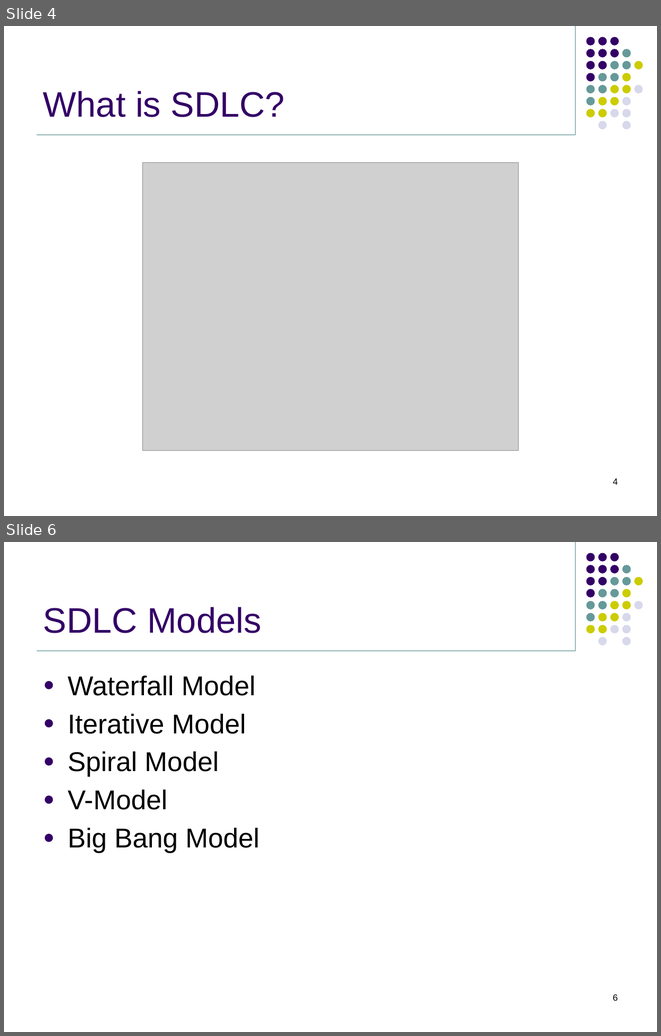
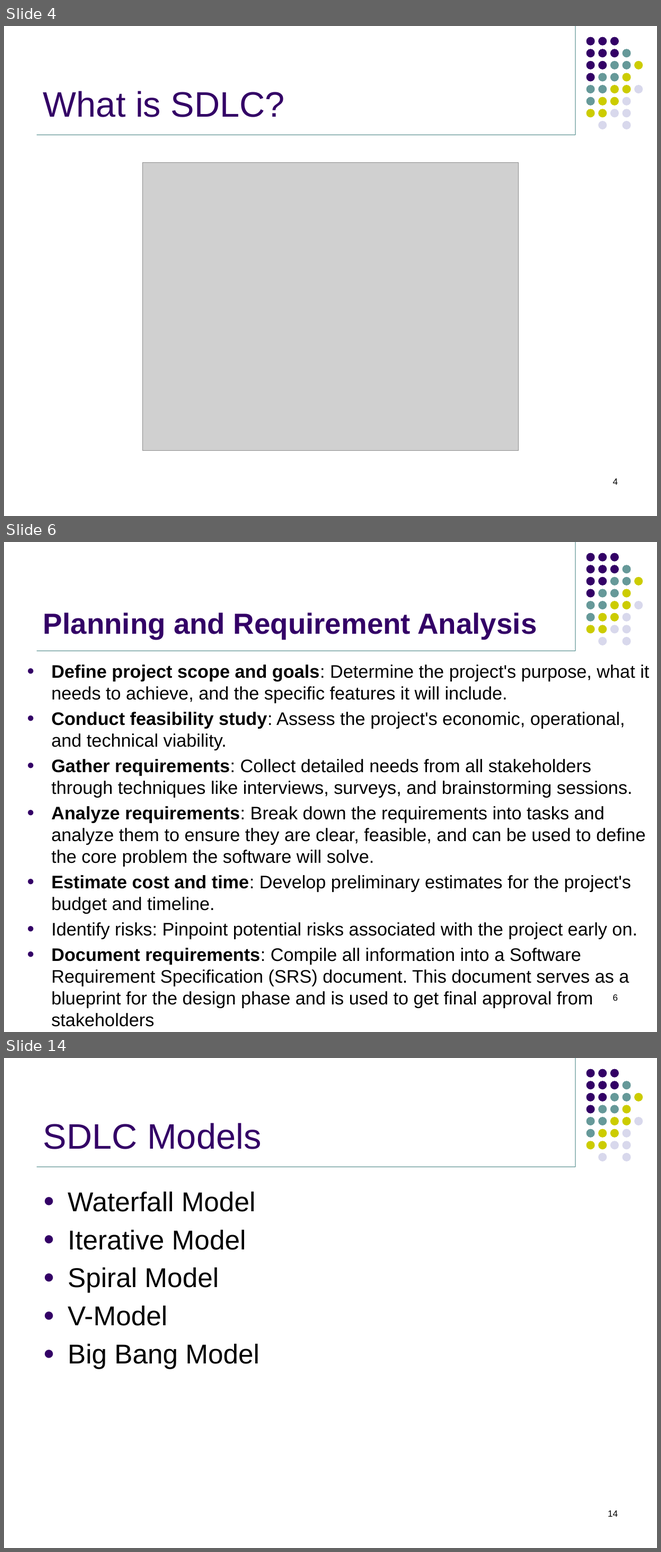
Before and after one commit to jasdhiratrevature/TrainingSlides, a slide deck: SLDC/SDLC.pptx. Shown one above the other, each under a label of ours: slides 4 and 6 before the commit, slides 4, 6 and 14 after it; the slides between them are not shown. The pictures are 661x1036 and 661x1552 pixels, drawn with LibreOffice and Linux fonts; fonts in the diff are those of the drawing; grey boxes stand for pictures; background and template pictures are left out. Boxes give left, top, right and bottom in pixels: in the first picture for what was removed or moved away, otherwise in the second. Text is boxed around its words. In the diff, an @@ line names an element or a change of style, - is before the commit and + after.

```diff
--- a/SLDC/SDLC.pptx
+++ b/SLDC/SDLC.pptx
@@ slide 6 added at (4, 542, 657, 1032), background #FFFFFF; not listed: 33 template elements that a slide beside it also shows @@
@@ title added at (43, 612, 537, 639), 32 pt, text #330066, bold @@
+Planning and Requirement Analysis
@@ text added at (51, 664, 649, 1026), 20 pt, text #000000 @@
+● Define project scope and goals: Determine the project's purpose, what it needs to achieve, and the specific features it will include.
+● Conduct feasibility study: Assess the project's economic, operational, and technical viability.
+● Gather requirements: Collect detailed needs from all stakeholders through techniques like interviews, surveys, and brainstorming sessions.
+● Analyze requirements: Break down the requirements into tasks and analyze them to ensure they are clear, feasible, and can be used to define the core problem the software will solve.
+● Estimate cost and time: Develop preliminary estimates for the project's budget and timeline.
+● Identify risks: Pinpoint potential risks associated with the project early on.
+● Document requirements: Compile all information into a Software Requirement Specification (SRS) document. This document serves as a blueprint for the design phase and is used to get final approval from stakeholders
@@ page number added at (613, 994, 618, 1000), 10 pt, text #000000 @@
+6
@@ what was slide 6 is now slide 14 @@
@@ page number at (608, 1510, 618, 1516): text changed @@
-6
+14
```
Also in this commit, not shown: 1 slide changed, 15 other slides added.
